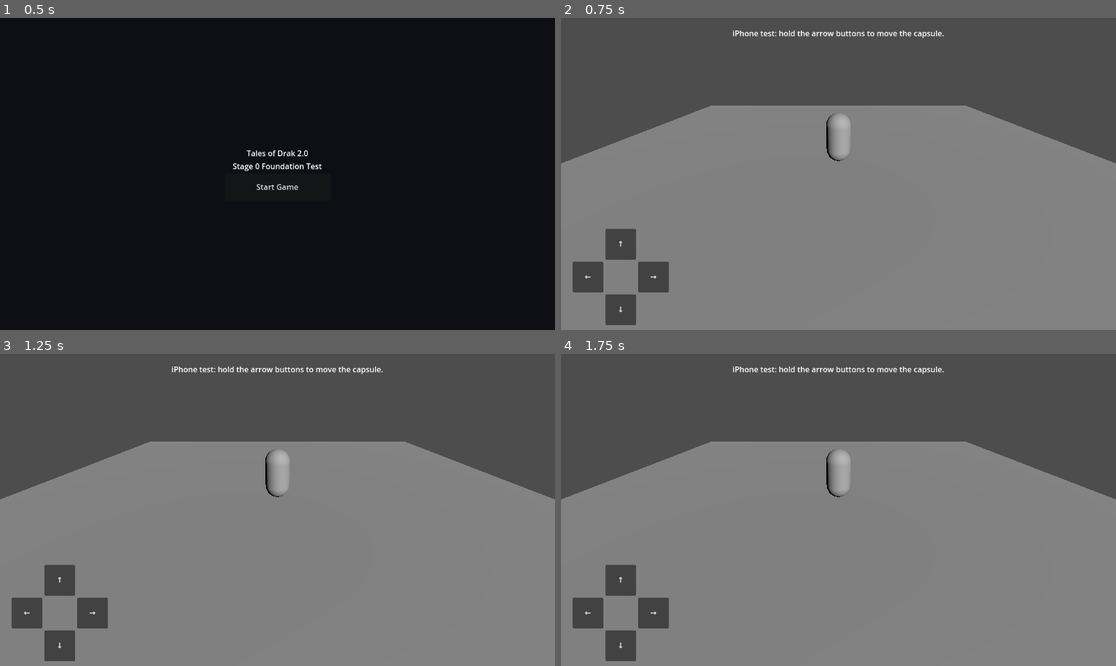
Above: before the commit, frames 1-4 (two rows, left to right).
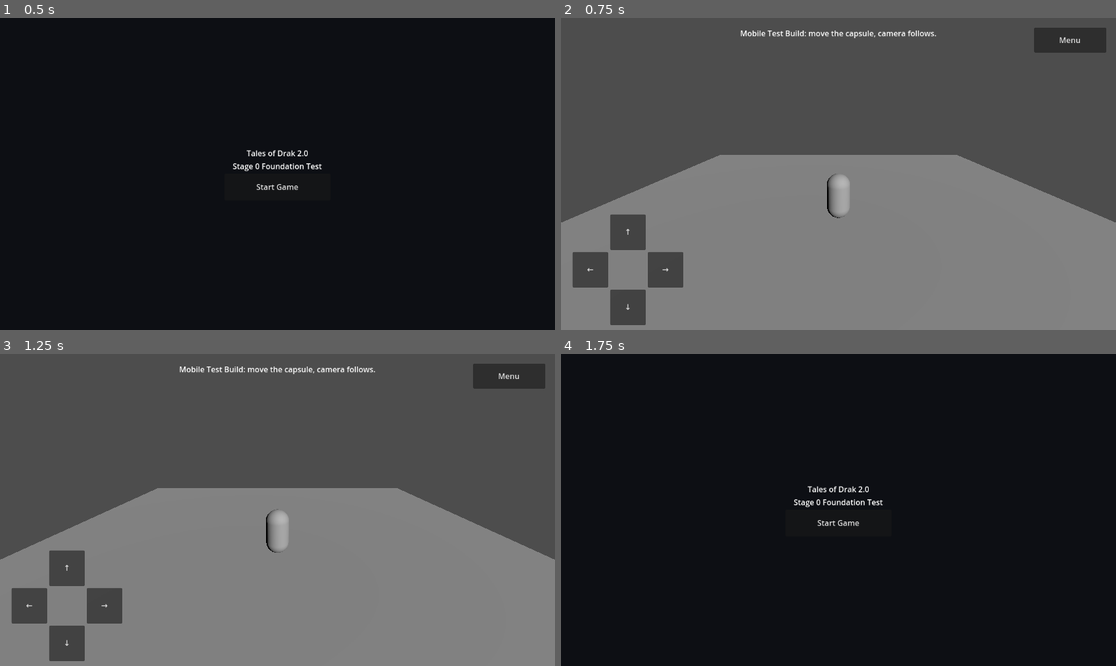
Above: after the commit, the same moments.

Repository: tristanvickery20/Tales-of-Drak-2.0
Game: Godot game, scene res://scenes/main_menu/main_menu.tscn
The game is run twice, just before and just after one commit, with the same random seed, the same clock (stepped at 60 frames per second) and the same inputs.
Inputs (mouse positions are in pixels of both pictures, inside the frame that each line leads up to):
- Up to frame 1 (0.5 s): no input
- Up to frame 2 (0.75 s): click "Start Game" at 0.5 s
- Up to frame 3 (1.25 s): no input
- Up to frame 4 (1.75 s): click (1071, 375) at 1.25 s, where only the run after the commit has a clickable "Menu"

Frame 1 is identical in both runs. In frame 2, 21% of the frame differs, in the area x 0-100%, y 3-99%; in frame 3, 20%; in frame 4, 100%, in the area x 0-100%, y 0-100%.

Commit message:
Add camera follow and mobile scene controls

Diff:
--- a/scenes/test_world/test_world.tscn
+++ b/scenes/test_world/test_world.tscn
@@ -1,7 +1,8 @@
-[gd_scene load_steps=7 format=3 uid="uid://tod_test_world"]
+[gd_scene load_steps=8 format=3 uid="uid://tod_test_world"]
 
 [ext_resource type="Script" path="res://scripts/mobile_test_player.gd" id="1_mobile_player"]
 [ext_resource type="Script" path="res://scripts/mobile_test_controls.gd" id="2_mobile_controls"]
+[ext_resource type="Script" path="res://scripts/follow_camera.gd" id="3_follow_camera"]
 
 [sub_resource type="BoxMesh" id="BoxMesh_ground"]
 size = Vector3(24, 0.2, 24)
@@ -45,6 +46,7 @@
 [node name="Camera3D" type="Camera3D" parent="."]
 transform = Transform3D(1, 0, 0, 0, 0.866025, 0.5, 0, -0.5, 0.866025, 0, 4, 8)
 current = true
+script = ExtResource("3_follow_camera")
 
 [node name="MobileTestControls" type="CanvasLayer" parent="."]
 script = ExtResource("2_mobile_controls")
@@ -66,8 +68,21 @@
 offset_right = -20.0
 offset_bottom = 60.0
 grow_horizontal = 2
-text = "iPhone test: hold the arrow buttons to move the capsule."
+text = "Mobile Test Build: move the capsule, camera follows."
 horizontal_alignment = 1
+
+[node name="BackToMenuButton" type="Button" parent="MobileTestControls/Controls"]
+custom_minimum_size = Vector2(150, 52)
+layout_mode = 1
+anchors_preset = 1
+anchor_left = 1.0
+anchor_right = 1.0
+offset_left = -170.0
+offset_top = 20.0
+offset_right = -20.0
+offset_bottom = 72.0
+grow_horizontal = 0
+text = "Menu"
 
 [node name="MovePad" type="Control" parent="MobileTestControls/Controls"]
 layout_mode = 1
@@ -75,43 +90,43 @@
 anchor_top = 1.0
 anchor_bottom = 1.0
 offset_left = 24.0
-offset_top = -210.0
-offset_right = 224.0
+offset_top = -240.0
+offset_right = 254.0
 offset_bottom = -20.0
 grow_vertical = 0
 
 [node name="UpButton" type="Button" parent="MobileTestControls/Controls/MovePad"]
-custom_minimum_size = Vector2(64, 64)
+custom_minimum_size = Vector2(74, 74)
 layout_mode = 0
-offset_left = 68.0
+offset_left = 78.0
 offset_top = 0.0
-offset_right = 132.0
-offset_bottom = 64.0
+offset_right = 152.0
+offset_bottom = 74.0
 text = "↑"
 
 [node name="LeftButton" type="Button" parent="MobileTestControls/Controls/MovePad"]
-custom_minimum_size = Vector2(64, 64)
+custom_minimum_size = Vector2(74, 74)
 layout_mode = 0
 offset_left = 0.0
-offset_top = 68.0
-offset_right = 64.0
-offset_bottom = 132.0
+offset_top = 78.0
+offset_right = 74.0
+offset_bottom = 152.0
 text = "←"
 
 [node name="RightButton" type="Button" parent="MobileTestControls/Controls/MovePad"]
-custom_minimum_size = Vector2(64, 64)
+custom_minimum_size = Vector2(74, 74)
 layout_mode = 0
-offset_left = 136.0
-offset_top = 68.0
-offset_right = 200.0
-offset_bottom = 132.0
+offset_left = 156.0
+offset_top = 78.0
+offset_right = 230.0
+offset_bottom = 152.0
 text = "→"
 
 [node name="DownButton" type="Button" parent="MobileTestControls/Controls/MovePad"]
-custom_minimum_size = Vector2(64, 64)
+custom_minimum_size = Vector2(74, 74)
 layout_mode = 0
-offset_left = 68.0
-offset_top = 136.0
-offset_right = 132.0
-offset_bottom = 200.0
+offset_left = 78.0
+offset_top = 156.0
+offset_right = 152.0
+offset_bottom = 230.0
 text = "↓"
